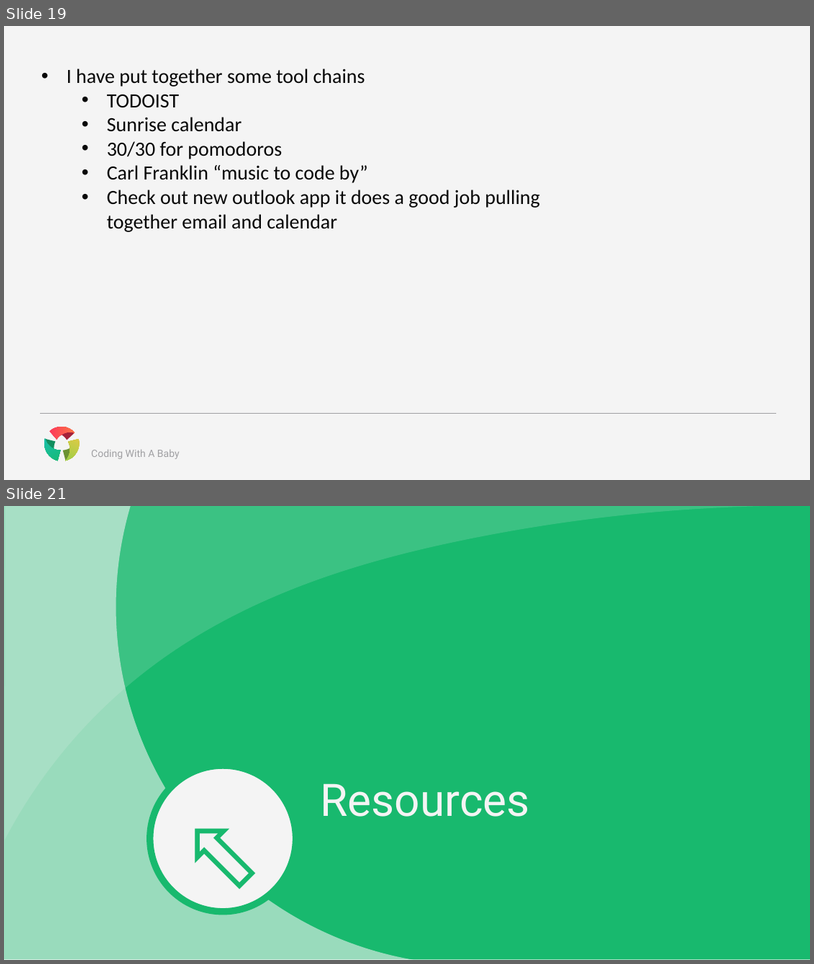
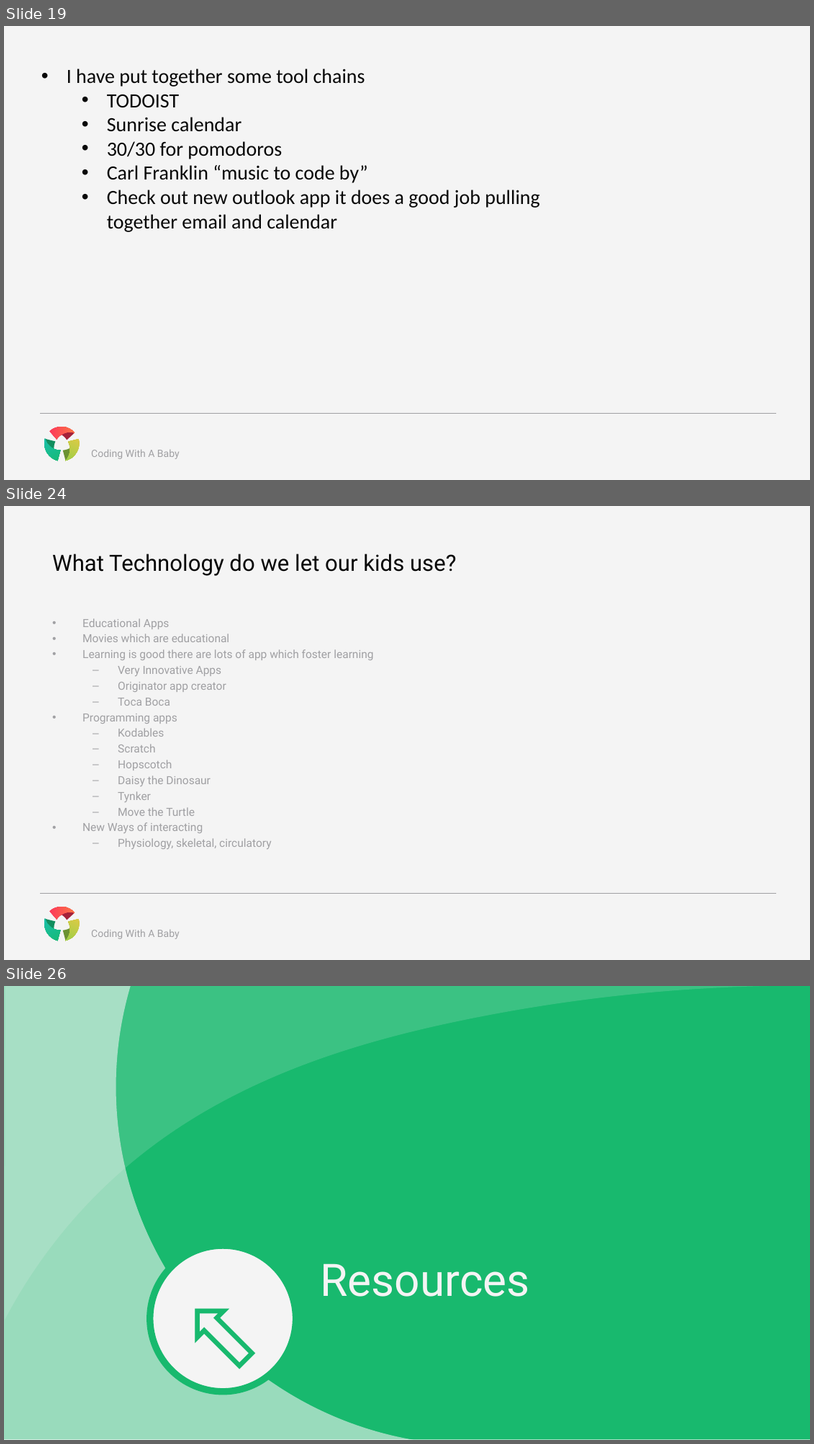
Before and after one commit to CognitiveBurden/CodingWithABaby, a slide deck: CodingWithABaby.pptx. Shown one above the other, each under a label of ours: slides 19 and 21 before the commit, slides 19, 24 and 26 after it; the slides between them are not shown. The pictures are 814x964 and 814x1444 pixels, drawn with LibreOffice and Linux fonts; fonts in the diff are those of the drawing. Boxes give left, top, right and bottom in pixels: in the first picture for what was removed or moved away, otherwise in the second. Text is boxed around its words. In the diff, an @@ line names an element or a change of style, - is before the commit and + after.

Commit message:
Updated the last portion of talk about technology with kids

```diff
--- a/CodingWithABaby.pptx
+++ b/CodingWithABaby.pptx
@@ slide 24 added at bbox=[4, 506, 810, 960], background #F4F4F4; not listed: 8 template elements that a slide beside it also shows @@
@@ title added at bbox=[52, 554, 456, 576], 20 pt, text #070707 @@
+What Technology do we let our kids use?
@@ text added at bbox=[82, 618, 373, 849], 10 pt, text #A0A0A3 @@
+• Educational Apps
+• Movies which are educational
+• Learning is good there are lots of app which foster learning
+  – Very Innovative Apps
+  – Originator app creator
+  – Toca Boca
+• Programming apps
+  – Kodables
+  – Scratch
+  – Hopscotch
+  – Daisy the Dinosaur
+  – Tynker
+  – Move the Turtle
+• New Ways of interacting
+  – Physiology, skeletal, circulatory
@@ what was slide 21 is now slide 26 @@
```
Also in this commit, not shown: 1 slide changed, 4 other slides added.
